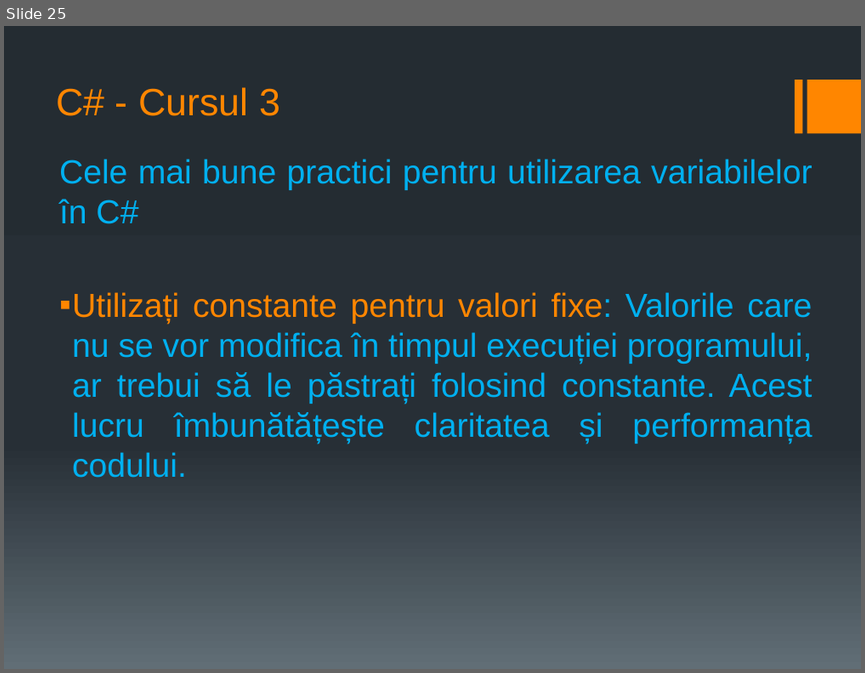
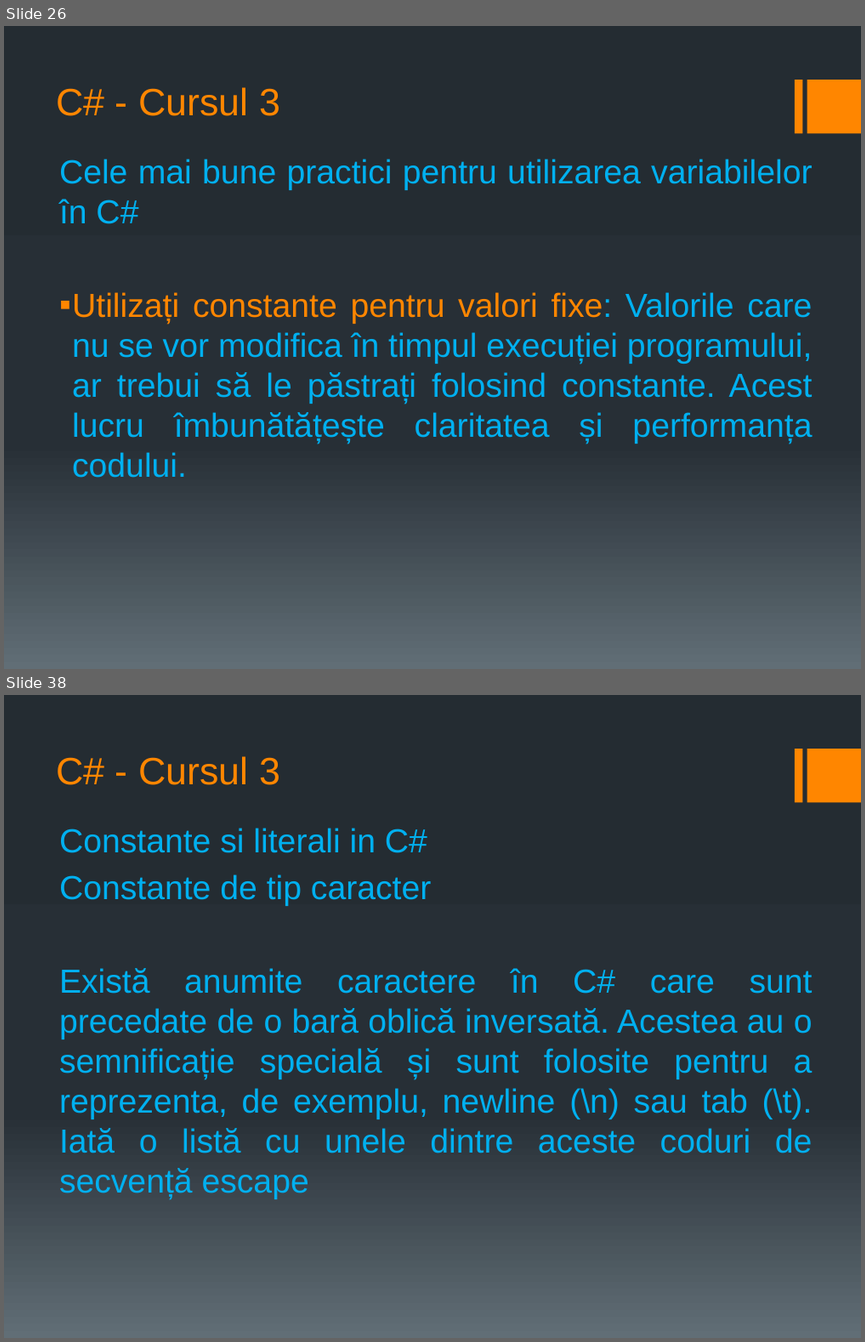
Before and after one commit to PelleRemus/Geoinformatica_Promotia_2025_2028, a slide deck: AlgoritmiSiStructuriDeDate1/Cursuri/cursul 3.pptx. Shown one above the other, each under a label of ours: slide 25 before the commit, slides 26 and 38 after it; the slides between them are not shown. The pictures are 865x673 and 865x1342 pixels, drawn with LibreOffice and Linux fonts; fonts in the diff are those of the drawing. Boxes give left, top, right and bottom in pixels: in the first picture for what was removed or moved away, otherwise in the second. Text is boxed around its words. In the diff, an @@ line names an element or a change of style, - is before the commit and + after.

Commit message:
structuri, enumeratii, constante; algoritmul pentru verificarea daca un numar este prim

```diff
--- a/AlgoritmiSiStructuriDeDate1/Cursuri/cursul 3.pptx
+++ b/AlgoritmiSiStructuriDeDate1/Cursuri/cursul 3.pptx
@@ slide 38 added at (x1=4, y1=695, x2=861, y2=1338), background gradient #242C33 to #273037 to #636D76; not listed: 2 template elements that a slide beside it also shows @@
@@ title added at (x1=56, y1=756, x2=280, y2=785), 32 pt, text #FF8600 @@
+C# - Cursul 3
@@ text added at (x1=59, y1=828, x2=812, y2=1199), 28 pt, text #00B0F0 @@
+Constante si literali in C#
+Constante de tip caracter
+Există anumite caractere în C# care sunt precedate de o bară oblică inversată. Acestea au o semnificație specială și sunt folosite pentru a reprezenta, de exemplu, newline (\n) sau tab (\t). Iată o listă cu unele dintre aceste coduri de secvență escape
@@ what was slide 25 is now slide 26 @@
```
Also in this commit, not shown: 2 slides changed, 22 other slides added, 5 other files.
